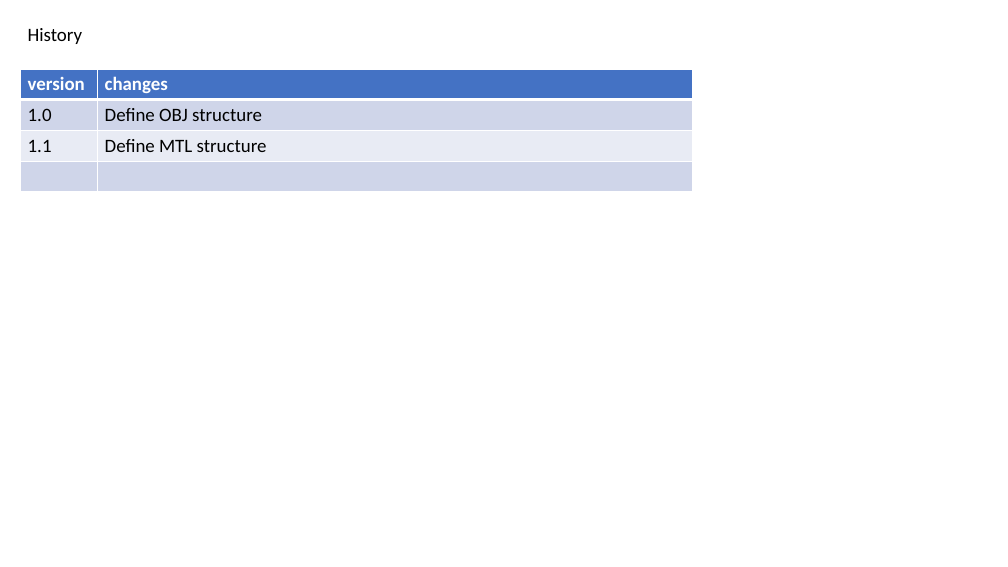
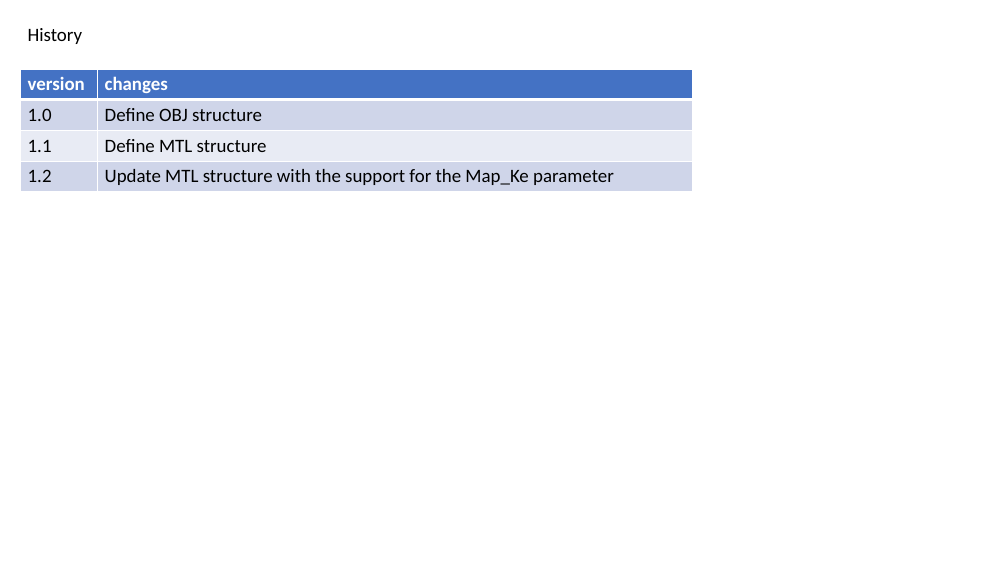
Before and after one commit to george2209/WavefrontOBJSerializer, a slide deck: slide 2 of docs/OBJ to binary structure_20210611_V1.1.pptx. Drawn at 1008x567 pixels with LibreOffice and Linux fonts; fonts in the diff are those of the drawing. Boxes give left, top, right and bottom in pixels: in the first picture for what was removed or moved away, otherwise in the second. Text is boxed around its words. In the diff, an @@ line names an element or a change of style, - is before the commit and + after.

Commit message:
Add support for Map_Ks and Map_Ke

```diff
--- a/docs/OBJ to binary structure_20210611_V1.1.pptx
+++ b/docs/OBJ to binary structure_20210611_V1.1.pptx
@@ table at <box>20,70,693,192</box> @@
-row 4, column 1: 
+row 4, column 1: 1.2
-row 4, column 2: 
+row 4, column 2: Update MTL structure with the support for the Map_Ke parameter
```
Also in this commit, not shown: 4 other slides changed, 5 other files.
